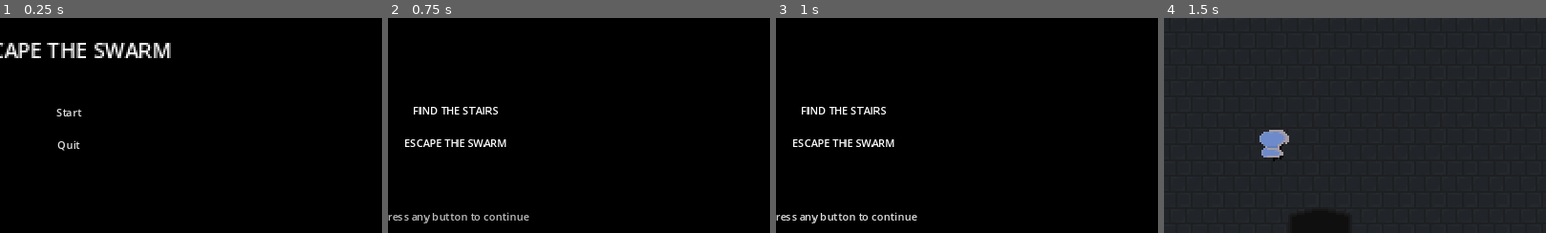
Above: before the commit, frames 1-4 (left to right).
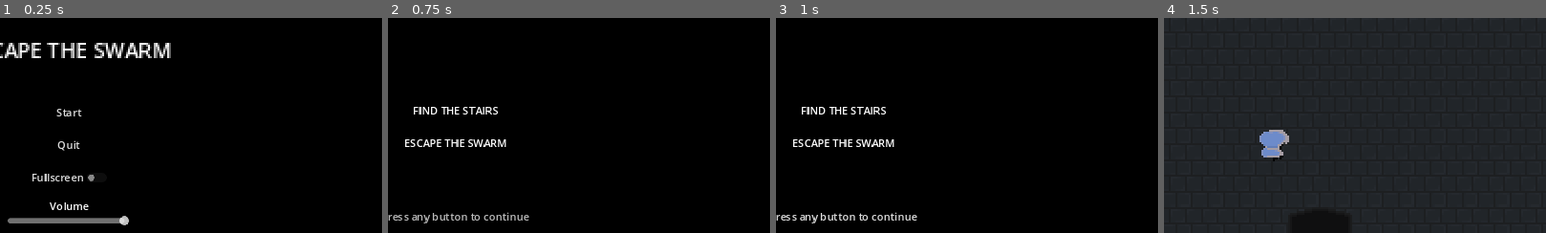
Above: after the commit, the same moments.

Repository: huckmon/PSGJ14
Game: Godot game, scene res://Levels/title_screen.tscn
Same seed, same stepped clock (60 frames per second), same inputs: the game is played once before the commit and once after it.
Inputs (mouse positions are % of the whole screen's width and height, from its top left):
- Up to frame 1 (0.25 s): no input
- Up to frame 2 (0.75 s): click "Start" at 0.5 s
- Up to frame 3 (1 s): no input
- Up to frame 4 (1.5 s): tap Enter at 1.25 s; move the mouse to (72, 45) at 1.27 s; hold D (right) from 1.28 s (still down)
The pictures show only the part of the screen within x 41-91%, y 20-70%; the shares and areas given below are measured in that part.

The runs differ from the first frame. In frame 1, 1.4% of the frame differs, in the area x 2-34%, y 72-97%; in frame 2, nothing differs; in frame 3, nothing differs; in frame 4, nothing differs.

Commit message:
Added linux build and GDD
also added volume and fullscreen options

Diff:
--- a/Levels/death_screen.gd
+++ b/Levels/death_screen.gd
@@ -3,6 +3,7 @@
 @onready var score = $score
 
 var game_level = "res://Levels/game_level.tscn"
+var title_screen = "res://Levels/title_screen.tscn"
 
 func _ready():
 	score.text = "FINAL FLOOR: " + str(global_script.score) + "f"
@@ -13,3 +14,6 @@
 
 func _on_quit_button_pressed():
 	get_tree().quit()
+
+func _on_quit_to_menu_pressed():
+	get_tree().change_scene_to_file(title_screen)
--- a/Levels/death_screen.tscn
+++ b/Levels/death_screen.tscn
@@ -75,5 +75,22 @@
 text = "Quit?"
 flat = true
 
+[node name="quit_to_menu" type="Button" parent="."]
+layout_mode = 1
+anchors_preset = 8
+anchor_left = 0.5
+anchor_top = 0.5
+anchor_right = 0.5
+anchor_bottom = 0.5
+offset_left = -59.0
+offset_top = 133.0
+offset_right = 59.0
+offset_bottom = 164.0
+grow_horizontal = 2
+grow_vertical = 2
+text = "Quit to Menu?"
+flat = true
+
 [connection signal="pressed" from="retry_button" to="." method="_on_retry_button_pressed"]
 [connection signal="pressed" from="quit_button" to="." method="_on_quit_button_pressed"]
+[connection signal="pressed" from="quit_to_menu" to="." method="_on_quit_to_menu_pressed"]
--- a/Levels/title_screen.tscn
+++ b/Levels/title_screen.tscn
@@ -43,6 +43,21 @@
 text = "Quit"
 flat = true
 
+[node name="fullscreen_check" type="CheckButton" parent="."]
+layout_mode = 1
+anchors_preset = 8
+anchor_left = 0.5
+anchor_top = 0.5
+anchor_right = 0.5
+anchor_bottom = 0.5
+offset_left = -63.5
+offset_top = 33.0
+offset_right = 63.5
+offset_bottom = 64.0
+grow_horizontal = 2
+grow_vertical = 2
+text = "Fullscreen"
+
 [node name="Label" type="Label" parent="."]
 layout_mode = 1
 anchors_preset = 8
@@ -62,5 +77,38 @@
 horizontal_alignment = 1
 vertical_alignment = 1
 
+[node name="audio_slider" type="HSlider" parent="."]
+layout_mode = 1
+anchors_preset = 8
+anchor_left = 0.5
+anchor_top = 0.5
+anchor_right = 0.5
+anchor_bottom = 0.5
+offset_left = -92.0
+offset_top = 106.0
+offset_right = 92.0
+offset_bottom = 122.0
+grow_horizontal = 2
+grow_vertical = 2
+min_value = -30.0
+max_value = 0.0
+
+[node name="Volume" type="Label" parent="."]
+layout_mode = 1
+anchors_preset = 8
+anchor_left = 0.5
+anchor_top = 0.5
+anchor_right = 0.5
+anchor_bottom = 0.5
+offset_left = -29.5
+offset_top = 81.5
+offset_right = 29.5
+offset_bottom = 104.5
+grow_horizontal = 2
+grow_vertical = 2
+text = "Volume"
+
 [connection signal="pressed" from="start_button" to="." method="_on_start_button_pressed"]
 [connection signal="pressed" from="quit_button" to="." method="_on_quit_button_pressed"]
+[connection signal="toggled" from="fullscreen_check" to="." method="_on_fullscreen_check_toggled"]
+[connection signal="value_changed" from="audio_slider" to="." method="_on_audio_slider_value_changed"]
--- a/Objects/global_script.gd
+++ b/Objects/global_script.gd
@@ -8,6 +8,9 @@
 var current_floor = 1
 # next level path
 var next_floor
+#var fullscreen = false
+#var master_bus = AudioServer.get_bus_index("Master")
+#var audio_value = 0
 
 func floor_passed():
 	score = score + 1
@@ -31,9 +34,20 @@
 	#else:
 		#next_floor = "procedural floor"
 
+#func _physics_process(delta):
+	#if fullscreen:
+		#DisplayServer.window_set_mode(DisplayServer.WINDOW_MODE_FULLSCREEN)
+	#else:
+		#DisplayServer.window_set_mode(DisplayServer.WINDOW_MODE_WINDOWED)
+	#set_volume()
+
+#func set_volume():
+	#AudioServer.set_bus_volume_db(master_bus, audio_value)
+	#if audio_value == -30:
+		#udioServer.set_bus_mute(master_bus, true)
+	#else:
+		#AudioServer.set_bus_mute(master_bus, false)
+
 func floor_reset():
 	score = 0
 	current_floor = 1
-
-#func _ready():
-	#print(score_count)
--- a/title_screen.gd
+++ b/title_screen.gd
@@ -1,9 +1,31 @@
 extends Control
 
 var starting_intermission = "res://Levels/starting_intermission_screen.tscn"
+var master_bus = AudioServer.get_bus_index("Master")
 
 func _on_start_button_pressed():
 	get_tree().change_scene_to_file(starting_intermission)
 
 func _on_quit_button_pressed():
 	get_tree().quit()
+
+
+
+func _on_fullscreen_check_toggled(toggled_on):
+	#if toggled_on == true:
+		#global_script.fullscreen = true
+	#elif toggled_on == false:
+		#global_script.fullscreen = false
+	if toggled_on == true:
+		DisplayServer.window_set_mode(DisplayServer.WINDOW_MODE_FULLSCREEN)
+	elif toggled_on == false:
+		DisplayServer.window_set_mode(DisplayServer.WINDOW_MODE_WINDOWED)
+
+
+func _on_audio_slider_value_changed(value):
+	#value = global_script.audio_value
+	AudioServer.set_bus_volume_db(master_bus, value)
+	if value == -30:
+		AudioServer.set_bus_mute(master_bus, true)
+	else:
+		AudioServer.set_bus_mute(master_bus, false)
Not shown, changed: export_presets.cfg
Not shown, changed: Builds/ESCAPE THE SWARM.exe
Not shown, added: Builds/ESCAPE THE SWARM.pck
Not shown, added: Builds/ESCAPE THE SWARM.sh
Not shown, added: Builds/ESCAPE THE SWARM.x86_64
Not shown, added: Escape the swarm GDD.docx
Not shown, added: GDD.md
Not shown, added: Levels/titE0D6.tmp
